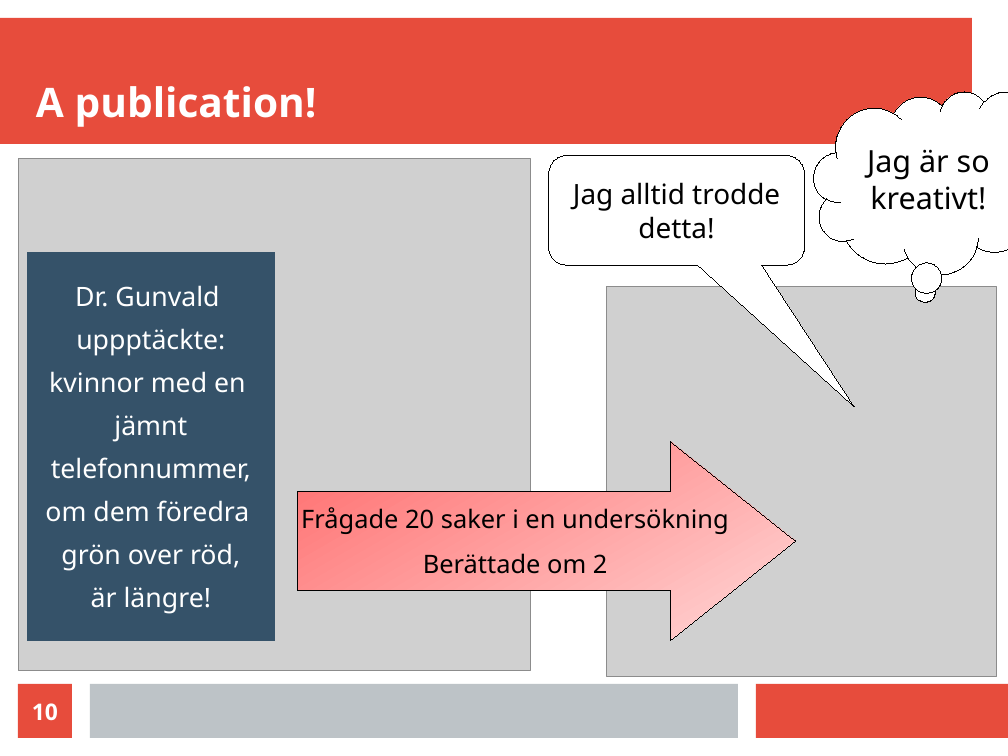
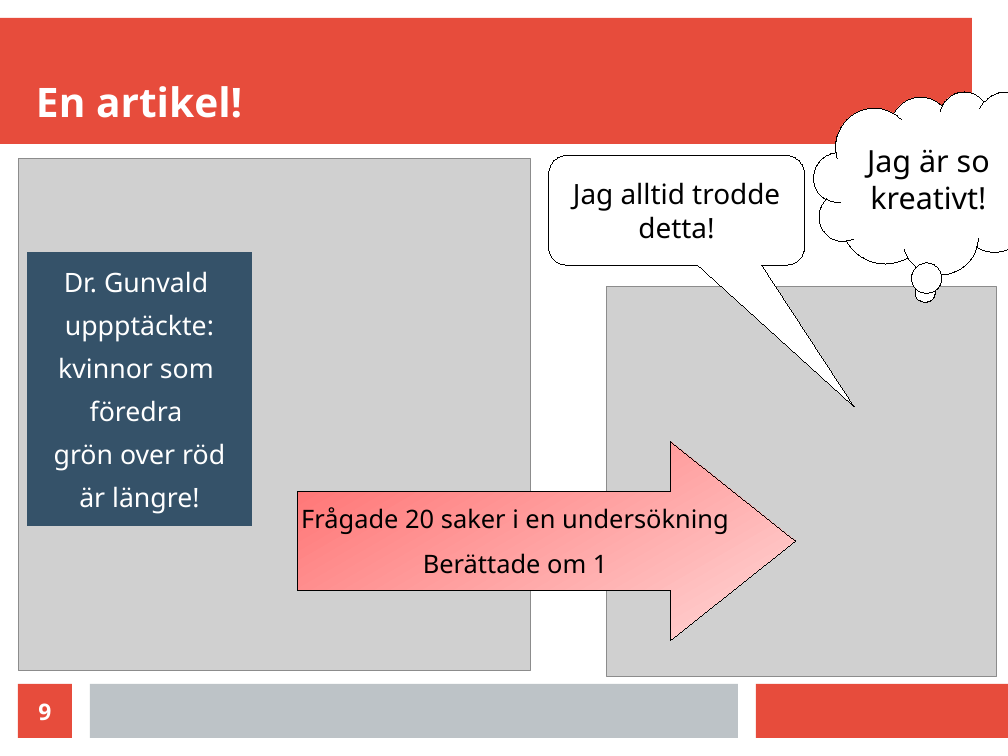
Before and after one commit to richelbilderbeek/science_fika_open_science_20250316, a slide deck: slide 9 of science_fika_talk_20250316.odp (slide 10 before the commit). Drawn at 1008x756 pixels with LibreOffice and Linux fonts; fonts in the diff are those of the drawing; grey boxes stand for pictures. Boxes give left, top, right and bottom in pixels: in the first picture for what was removed or moved away, otherwise in the second. Text is boxed around its words. In the diff, an @@ line names an element or a change of style, - is before the commit and + after.

```diff
--- a/science_fika_talk_20250316.odp
+++ b/science_fika_talk_20250316.odp
@@ title at box(36, 86, 242, 118): text changed @@
-A publication!
+En artikel!
@@ rectangle "Dr. Gunvald": place and size @@
-rectangle "Dr. Gunvald" at box(27, 252, 274, 640)
+rectangle "Dr. Gunvald" at box(27, 252, 252, 526)
@@ text in rectangle at box(54, 357, 225, 471): text changed @@
-kvinnor med en
-jämnt
-telefonnummer,
-om dem föredra
-grön over röd,
+kvinnor som
+föredra
+grön over röd
@@ text in right arrow at box(423, 553, 608, 574): text changed @@
-Berättade om 2
+Berättade om 1
@@ page number at box(38, 703, 51, 721): text changed @@
-10
+9
```
Also in this commit, not shown: 11 other slides changed, 1 slide removed, 1 other file.
